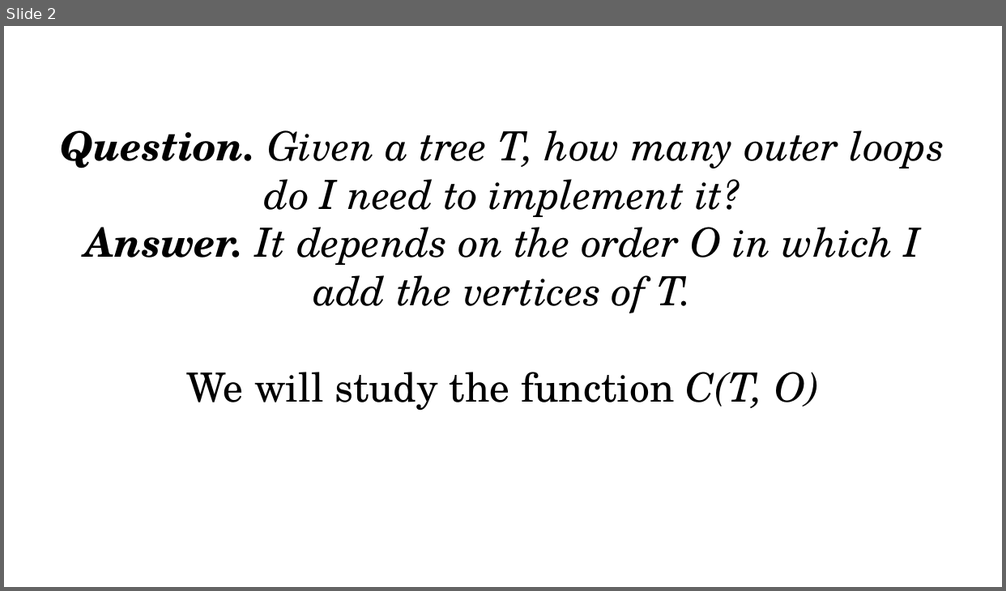
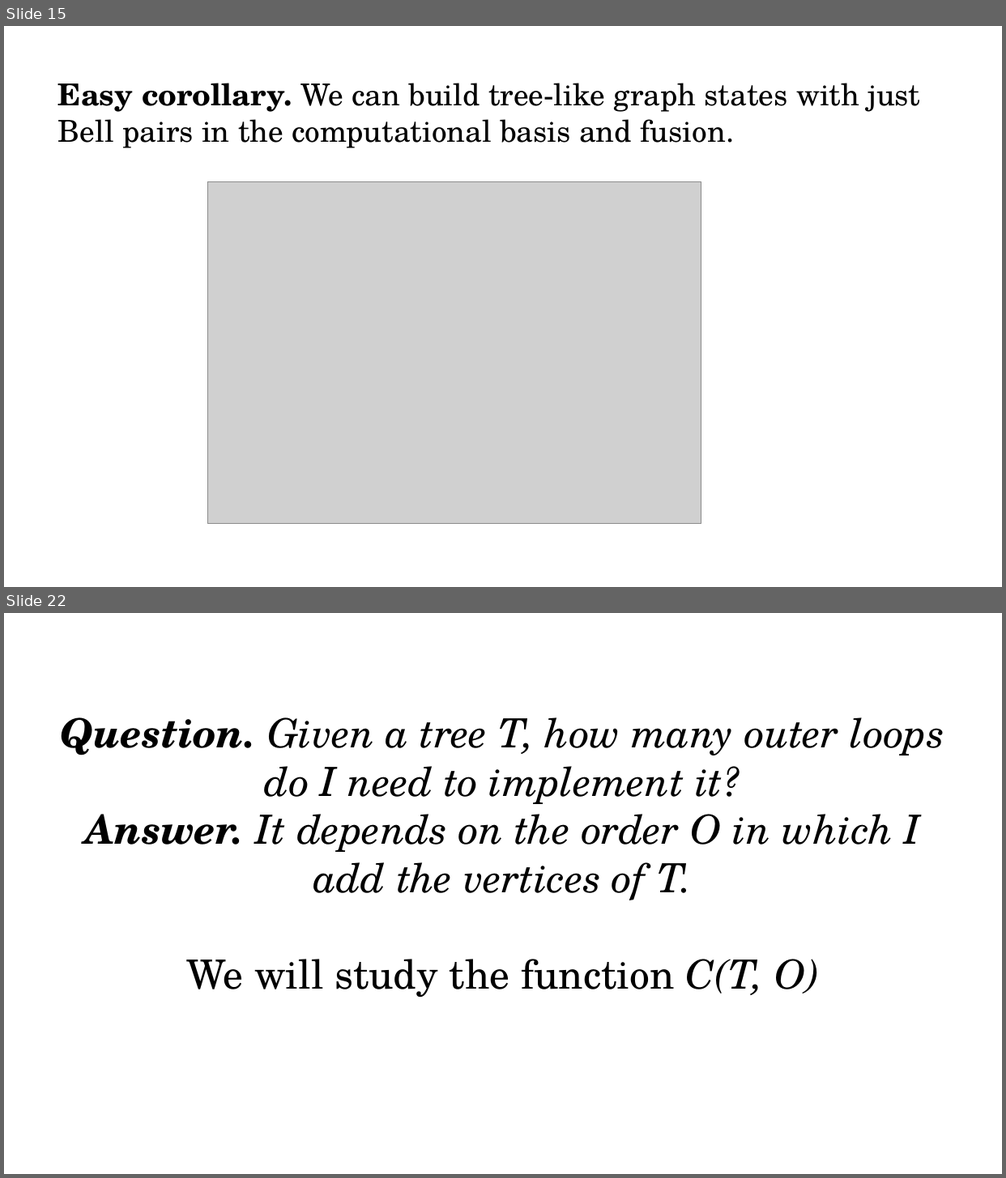
Before and after one commit to thenerdmix/vdsp, a slide deck: presentation/Untitled 1.odp. Shown one above the other, each under a label of ours: slide 2 before the commit, slides 15 and 22 after it; the slides between them are not shown. The pictures are 1006x591 and 1006x1178 pixels, drawn with LibreOffice and Linux fonts; fonts in the diff are those of the drawing; grey boxes stand for pictures. Boxes give left, top, right and bottom in pixels: in the first picture for what was removed or moved away, otherwise in the second. Text is boxed around its words. In the diff, an @@ line names an element or a change of style, - is before the commit and + after.

```diff
--- a/presentation/Untitled 1.odp
+++ b/presentation/Untitled 1.odp
@@ slide 15 added at box(4, 26, 1002, 587), background #FFFFFF @@
@@ text added at box(58, 83, 920, 148), 24 pt, text #000000 @@
+Easy corollary. We can build tree-like graph states with just Bell pairs in the computational basis and fusion.
@@ picture added at box(208, 182, 701, 524) @@
@@ what was slide 2 is now slide 22 @@
```
Also in this commit, not shown: 3 slides changed, 22 other slides added, 1 slide removed, 9 other files.
